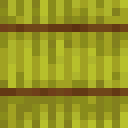
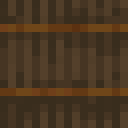
Two versions of the same layered image (w=128, h=128). Layer-by-layer changes:
added layer "side - silage" above "side - grass" over 0, 0, 128, 128
hid "side - hay" over 0, 0, 128, 128
